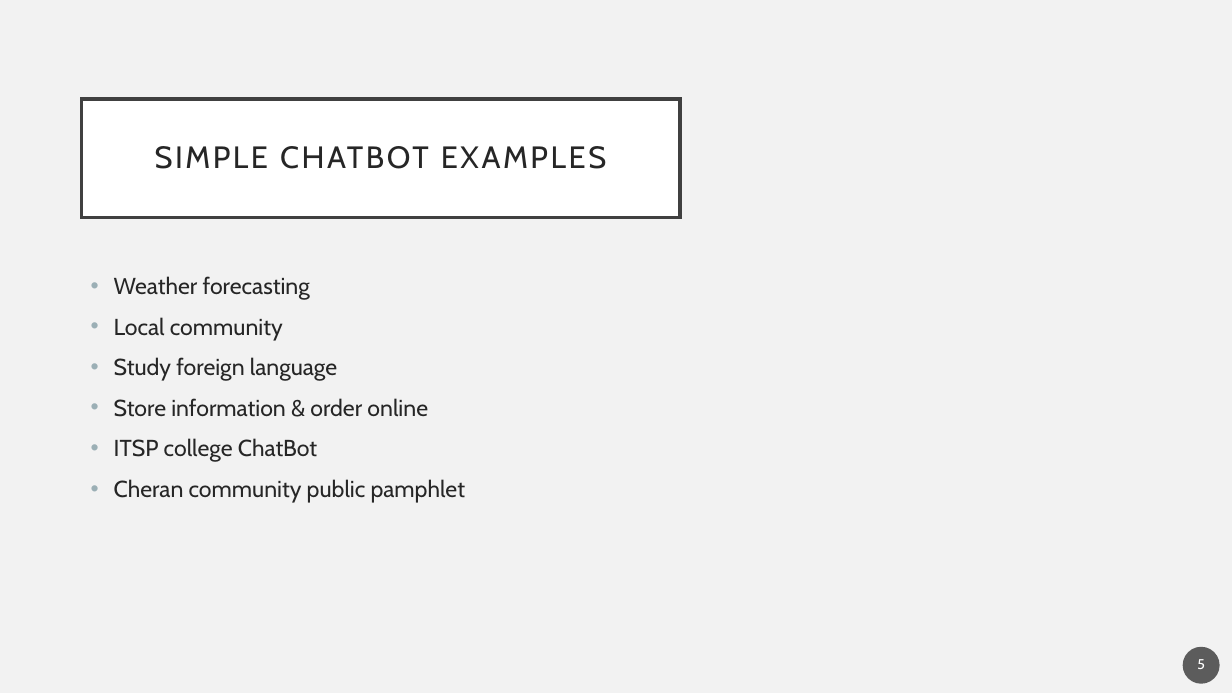
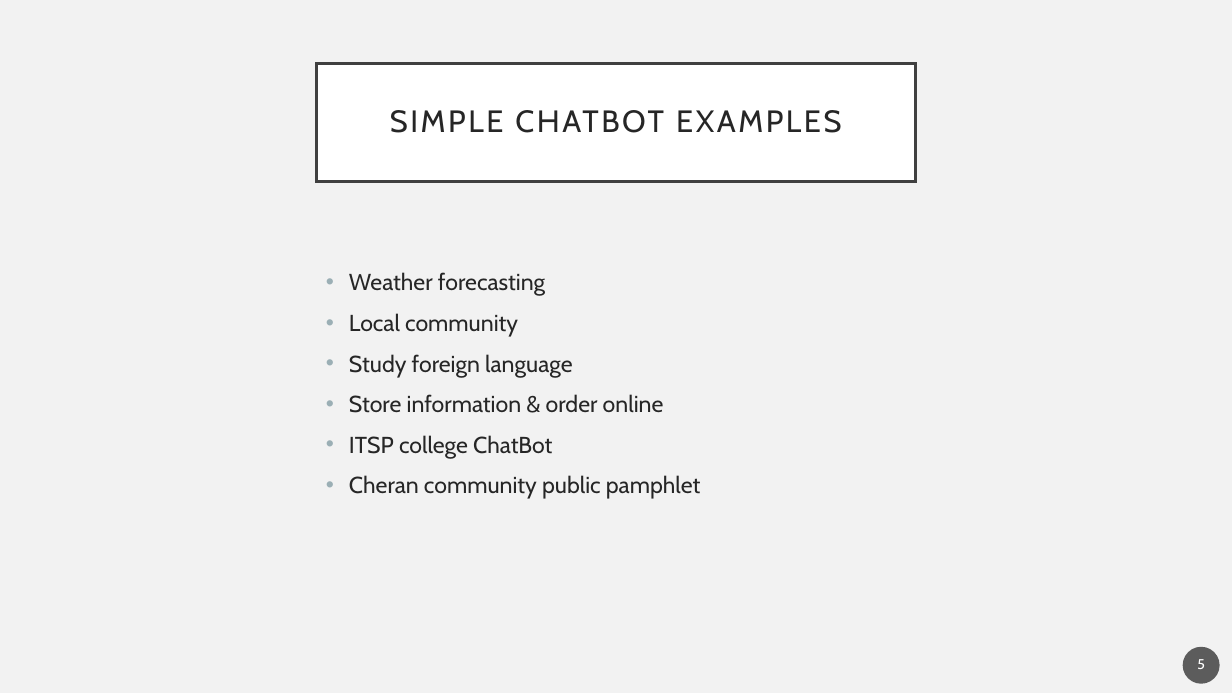
Before and after one commit to YehoonLee3/ChatBotCourse, a slide deck: slide 5 of 1-2 Web App in the Market Places.pptx. Drawn at 1232x693 pixels with LibreOffice and Linux fonts; fonts in the diff are those of the drawing. Boxes give left, top, right and bottom in pixels: in the first picture for what was removed or moved away, otherwise in the second. Text is boxed around its words. In the diff, an @@ line names an element or a change of style, - is before the commit and + after.

```diff
--- a/1-2 Web App in the Market Places.pptx
+++ b/1-2 Web App in the Market Places.pptx
@@ title "SIMPLE CHATBOT EXAMPLES": place and size @@
-title "SIMPLE CHATBOT EXAMPLES" at box(81, 99, 680, 217)
+title "SIMPLE CHATBOT EXAMPLES" at box(317, 63, 916, 181)
@@ text "Weather forecasting": place and size @@
-text "Weather forecasting" at box(114, 276, 466, 503)
+text "Weather forecasting" at box(349, 272, 701, 499)
```
Also in this commit, not shown: 1 other slide changed, 7 other files.
